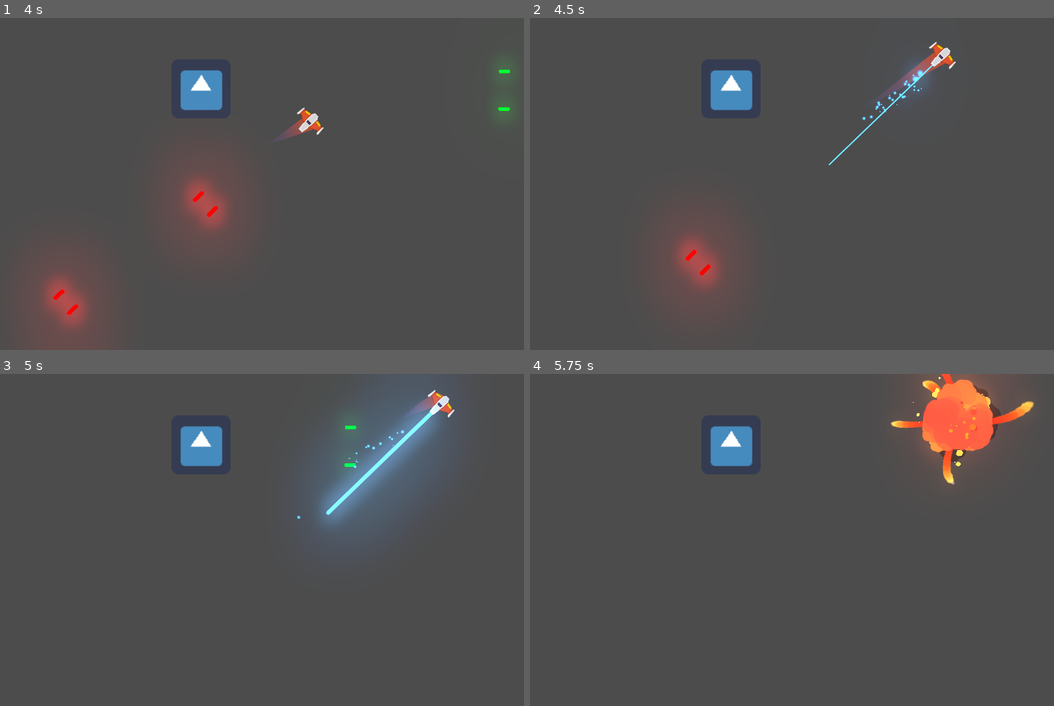
Above: before the commit, frames 1-4 (two rows, left to right).
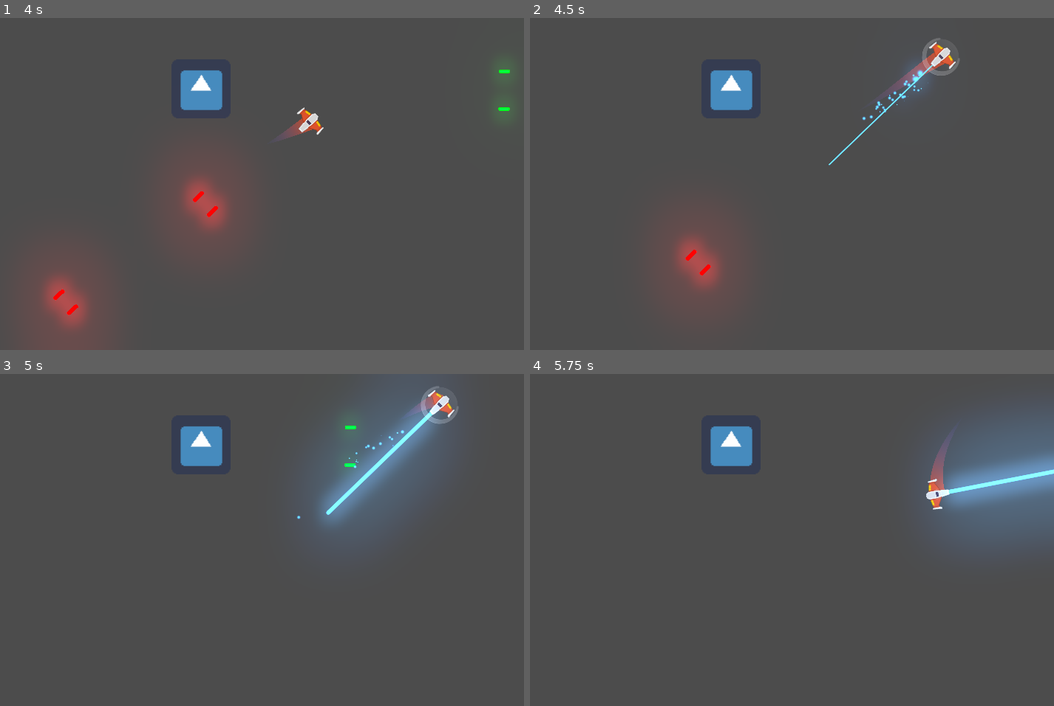
Above: after the commit, the same moments.

Repository: Elunneh/Juego-Meteo
Game: Godot game, scene res://Juego/Niveles/NivelTest.tscn
Two runs of this game, one before a commit and one after it. Both use one fixed random seed, a clock stepped at 60 frames per second and the inputs below. The engine's default icon, where the game draws it, is replaced by a stand-in: a white triangle on a blue panel in a dark square.
Inputs (mouse positions are in pixels of both pictures, inside the frame that each line leads up to):
- Up to frame 1 (4 s): move the mouse to (199, 250) at 0.52 s; press the mouse at (199, 250) at 0.53 s; hold W (mover_adelante) 0.53-2.03 s; move the mouse to (403, 233) at 1.27 s; release the mouse at (403, 233) at 1.28 s; right-click (403, 233) at 1.35 s; move the mouse to (52, 134) at 2.02 s; hold A (rotar_antihorario) 2.03-2.78 s; hold S (mover_atras) from 2.03 s (still down); move the mouse to (256, 184) at 2.77 s; tap D (rotar_horario) at 2.85 s; move the mouse to (141, 101) at 3.52 s; press the mouse at (141, 101) at 3.53 s
- Up to frame 2 (4.5 s): tap Middle mouse button (escudo, bound only after the commit) at 4.15 s; move the mouse to (886, 167) at 4.27 s; release S (mover_atras) at 4.28 s; release the mouse at (886, 167) at 4.28 s; hold W (mover_adelante) from 4.28 s (still down); right-click (886, 167) at 4.35 s
- Up to frame 3 (5 s): keep holding W (mover_adelante)
- Up to frame 4 (5.75 s): keep holding W (mover_adelante); move the mouse to (640, 556) at 5.02 s; hold A (rotar_antihorario) from 5.03 s (still down)

Frame 1 is identical in both runs. In frame 2, 0.2% of the frame differs, in the area x 74-82%, y 6-18%; in frame 3, 0.2%; in frame 4, 11%, in the area x 68-100%, y 0-52%.

Commit message:
actualizado

Diff:
--- a/Juego/Naves/Enemigos/Area2D.gd
+++ b/Juego/Naves/Enemigos/Area2D.gd
@@ -3,5 +3,3 @@
 
 func recibir_danio(danio: float):
 	owner.recibir_danio(danio)
-	queue_free()
-	print ("hago danio")
--- a/Juego/Naves/Enemigos/EnemigoDummy.gd
+++ b/Juego/Naves/Enemigos/EnemigoDummy.gd
@@ -1,12 +1,12 @@
 class_name Dummy
 extends Node2D
 
-var hitpoints: float = 10.0
-var hitpointss : float = 0.0
+var hitpoints: float = 20.0
+
 
 func recibir_danio(danio: float) -> void:
 	hitpoints -= danio
-	if hitpointss <= 0.0:
+	if hitpoints <= 0.0:
 
 		queue_free()
 
--- /dev/null
+++ b/Juego/Naves/Player/Escudo/Escudo.gd
@@ -0,0 +1,23 @@
+class_name Escudo
+extends Area2D
+
+##Metodos
+func _ready()-> void:
+	controlar_colisionador(true)
+
+##metodos customs
+func controlar_colisionador(esta_desactivado : bool)-> void:
+	$CollisionShape2D.set_deferred("disabled", esta_desactivado)
+
+func activar()->void:
+	controlar_colisionador(false)
+	$AnimationPlayer.play("Activando")
+
+##señales interna
+
+
+
+
+func _on_AnimationPlayer_animation_finished(anim_name: String)-> void:
+	if anim_name == "activando":
+		$AnimationPlayer.play("Activado")
--- /dev/null
+++ b/Juego/Naves/Player/Escudo/Escudo.tscn
@@ -0,0 +1,237 @@
+[gd_scene load_steps=10 format=2]
+
+[ext_resource path="res://Juego/Naves/Player/Escudo/shield2.png" type="Texture" id=1]
+[ext_resource path="res://Juego/Naves/Player/Escudo/shield1.0.png" type="Texture" id=2]
+[ext_resource path="res://Juego/Naves/Player/Escudo/shield3.png" type="Texture" id=3]
+[ext_resource path="res://Juego/Naves/Player/Escudo/forceField_003.ogg" type="AudioStream" id=4]
+[ext_resource path="res://Juego/Naves/Player/Escudo/Escudo.gd" type="Script" id=5]
+
+[sub_resource type="CircleShape2D" id=1]
+radius = 76.7046
+
+[sub_resource type="Animation" id=2]
+resource_name = "Activado"
+loop = true
+step = 0.2
+tracks/0/type = "value"
+tracks/0/path = NodePath("Sprite:visible")
+tracks/0/interp = 1
+tracks/0/loop_wrap = true
+tracks/0/imported = false
+tracks/0/enabled = true
+tracks/0/keys = {
+"times": PoolRealArray( 0 ),
+"transitions": PoolRealArray( 1 ),
+"update": 1,
+"values": [ true ]
+}
+tracks/1/type = "value"
+tracks/1/path = NodePath("Sprite:scale")
+tracks/1/interp = 1
+tracks/1/loop_wrap = true
+tracks/1/imported = false
+tracks/1/enabled = true
+tracks/1/keys = {
+"times": PoolRealArray( 0, 0.2, 0.4, 0.6, 0.8, 1 ),
+"transitions": PoolRealArray( 1, 1, 1, 1, 1, 1 ),
+"update": 0,
+"values": [ Vector2( 0, 0 ), Vector2( 1.2, 1.2 ), Vector2( 0.9, 0.9 ), Vector2( 1.2, 1.2 ), Vector2( 0.9, 0.9 ), Vector2( 1, 1 ) ]
+}
+tracks/2/type = "value"
+tracks/2/path = NodePath("AudioStreamPlayer:playing")
+tracks/2/interp = 1
+tracks/2/loop_wrap = true
+tracks/2/imported = false
+tracks/2/enabled = true
+tracks/2/keys = {
+"times": PoolRealArray( 0 ),
+"transitions": PoolRealArray( 1 ),
+"update": 1,
+"values": [ true ]
+}
+
+[sub_resource type="Animation" id=3]
+resource_name = "Activando"
+length = 0.5
+loop = true
+tracks/0/type = "value"
+tracks/0/path = NodePath("Sprite:visible")
+tracks/0/interp = 1
+tracks/0/loop_wrap = true
+tracks/0/imported = false
+tracks/0/enabled = true
+tracks/0/keys = {
+"times": PoolRealArray( 0, 0.5 ),
+"transitions": PoolRealArray( 1, 1 ),
+"update": 1,
+"values": [ false, true ]
+}
+tracks/1/type = "value"
+tracks/1/path = NodePath("Sprite2:visible")
+tracks/1/interp = 1
+tracks/1/loop_wrap = true
+tracks/1/imported = false
+tracks/1/enabled = true
+tracks/1/keys = {
+"times": PoolRealArray( 0, 0.3, 0.5 ),
+"transitions": PoolRealArray( 1, 1, 1 ),
+"update": 1,
+"values": [ true, false, false ]
+}
+tracks/2/type = "value"
+tracks/2/path = NodePath("Sprite3:visible")
+tracks/2/interp = 1
+tracks/2/loop_wrap = true
+tracks/2/imported = false
+tracks/2/enabled = true
+tracks/2/keys = {
+"times": PoolRealArray( 0, 0.3, 0.5 ),
+"transitions": PoolRealArray( 1, 1, 1 ),
+"update": 1,
+"values": [ false, true, false ]
+}
+tracks/3/type = "value"
+tracks/3/path = NodePath("Sprite:scale")
+tracks/3/interp = 1
+tracks/3/loop_wrap = true
+tracks/3/imported = false
+tracks/3/enabled = true
+tracks/3/keys = {
+"times": PoolRealArray( 0, 0.5 ),
+"transitions": PoolRealArray( 1, 1 ),
+"update": 0,
+"values": [ Vector2( 1, 1 ), Vector2( 1, 1 ) ]
+}
+tracks/4/type = "value"
+tracks/4/path = NodePath("Sprite2:scale")
+tracks/4/interp = 1
+tracks/4/loop_wrap = true
+tracks/4/imported = false
+tracks/4/enabled = true
+tracks/4/keys = {
+"times": PoolRealArray( 0, 0.3, 0.5 ),
+"transitions": PoolRealArray( 1, 1, 1 ),
+"update": 0,
+"values": [ Vector2( 0, 0 ), Vector2( 0.8, 0.8 ), Vector2( 1, 1 ) ]
+}
+tracks/5/type = "value"
+tracks/5/path = NodePath("Sprite3:scale")
+tracks/5/interp = 1
+tracks/5/loop_wrap = true
+tracks/5/imported = false
+tracks/5/enabled = true
+tracks/5/keys = {
+"times": PoolRealArray( 0, 0.3, 0.4 ),
+"transitions": PoolRealArray( 1, 1, 1 ),
+"update": 0,
+"values": [ Vector2( 0, 0 ), Vector2( 0.8, 0.8 ), Vector2( 1, 1 ) ]
+}
+
+[sub_resource type="Animation" id=4]
+resource_name = "defaul"
+length = 0.001
+tracks/0/type = "value"
+tracks/0/path = NodePath("Sprite:visible")
+tracks/0/interp = 1
+tracks/0/loop_wrap = true
+tracks/0/imported = false
+tracks/0/enabled = true
+tracks/0/keys = {
+"times": PoolRealArray( 0 ),
+"transitions": PoolRealArray( 1 ),
+"update": 1,
+"values": [ false ]
+}
+tracks/1/type = "value"
+tracks/1/path = NodePath("Sprite2:visible")
+tracks/1/interp = 1
+tracks/1/loop_wrap = true
+tracks/1/imported = false
+tracks/1/enabled = true
+tracks/1/keys = {
+"times": PoolRealArray( 0 ),
+"transitions": PoolRealArray( 1 ),
+"update": 1,
+"values": [ false ]
+}
+tracks/2/type = "value"
+tracks/2/path = NodePath("Sprite3:visible")
+tracks/2/interp = 1
+tracks/2/loop_wrap = true
+tracks/2/imported = false
+tracks/2/enabled = true
+tracks/2/keys = {
+"times": PoolRealArray( 0 ),
+"transitions": PoolRealArray( 1 ),
+"update": 1,
+"values": [ false ]
+}
+tracks/3/type = "value"
+tracks/3/path = NodePath("Sprite:scale")
+tracks/3/interp = 1
+tracks/3/loop_wrap = true
+tracks/3/imported = false
+tracks/3/enabled = true
+tracks/3/keys = {
+"times": PoolRealArray( 0 ),
+"transitions": PoolRealArray( 1 ),
+"update": 0,
+"values": [ Vector2( 1, 1 ) ]
+}
+tracks/4/type = "value"
+tracks/4/path = NodePath("Sprite2:scale")
+tracks/4/interp = 1
+tracks/4/loop_wrap = true
+tracks/4/imported = false
+tracks/4/enabled = true
+tracks/4/keys = {
+"times": PoolRealArray( 0 ),
+"transitions": PoolRealArray( 1 ),
+"update": 0,
+"values": [ Vector2( 1, 1 ) ]
+}
+tracks/5/type = "value"
+tracks/5/path = NodePath("Sprite3:scale")
+tracks/5/interp = 1
+tracks/5/loop_wrap = true
+tracks/5/imported = false
+tracks/5/enabled = true
+tracks/5/keys = {
+"times": PoolRealArray( 0 ),
+"transitions": PoolRealArray( 1 ),
+"update": 0,
+"values": [ Vector2( 1, 1 ) ]
+}
+
+[node name="Escudo" type="Area2D"]
+script = ExtResource( 5 )
+
+[node name="CollisionShape2D" type="CollisionShape2D" parent="."]
+shape = SubResource( 1 )
+
+[node name="Sprite" type="Sprite" parent="."]
+rotation = 1.5708
+scale = Vector2( 1e-05, 1e-05 )
+texture = ExtResource( 2 )
+
+[node name="Sprite2" type="Sprite" parent="."]
+rotation = 1.5708
+scale = Vector2( 1e-05, 1e-05 )
+texture = ExtResource( 1 )
+
+[node name="Sprite3" type="Sprite" parent="."]
+visible = false
+rotation = 1.5708
+scale = Vector2( 1e-05, 1e-05 )
+texture = ExtResource( 3 )
+
+[node name="AnimationPlayer" type="AnimationPlayer" parent="."]
+anims/Activado = SubResource( 2 )
+anims/Activando = SubResource( 3 )
+anims/defaul = SubResource( 4 )
+
+[node name="AudioStreamPlayer" type="AudioStreamPlayer" parent="."]
+stream = ExtResource( 4 )
+volume_db = -8.231
+bus = "SFX"
+[connection signal="animation_finished" from="AnimationPlayer" to="." method="_on_AnimationPlayer_animation_finished"]
--- a/Juego/Naves/Player/Player.gd
+++ b/Juego/Naves/Player/Player.gd
@@ -22,7 +22,7 @@
 onready var motor_sfx: Motor = $MotorSFX
 onready var colisionador:CollisionShape2D = $CollisionShape2D
 onready var impacto_sfx: AudioStreamPlayer = $ImpactoSFX
-
+onready var escudo: Escudo = $Escudo
 
 func _ready()-> void:
 	controlador_estados(estado_actual)
@@ -40,7 +40,10 @@
 	if not esta_input_activo():
 		return
 
+##control escudo
 
+	if event.is_action_pressed("escudo"):
+		escudo.activar()
 
 
 
@@ -127,10 +130,12 @@
 func recibir_danio(danio:float)-> void:
 	hitpoints -= danio
 	if hitpoints <= 0.0:
+		Eventos.emit_signal("nave_destruida", global_position, 3)
+
+		controlador_estados(ESTADO.MUERTO)
 		impacto_sfx.play()
-		controlador_estados(ESTADO.MUERTO)
-	Eventos.emit_signal("nave_destruida", global_position, 3)
-	queue_free()
+		queue_free()
+
 
 
 
--- a/Juego/Naves/Player/Player.tscn
+++ b/Juego/Naves/Player/Player.tscn
@@ -8,6 +8,8 @@
 [ext_resource path="res://Juego/Naves/Player/Estela/Trail2D.tscn" type="PackedScene" id=6]
 [ext_resource path="res://Juego/Naves/Player/Sonidos/MotorSFX.tscn" type="PackedScene" id=7]
 [ext_resource path="res://Juego/Naves/Player/Sonidos/impacto.ogg" type="AudioStream" id=8]
+[ext_resource path="res://Juego/Naves/Player/Escudo/Escudo.tscn" type="PackedScene" id=9]
+[ext_resource path="res://Juego/Proyectiles/ProyectilPlayer.tscn" type="PackedScene" id=10]
 
 [sub_resource type="CircleShape2D" id=1]
 radius = 37.0115
@@ -64,6 +66,7 @@
 
 [node name="Canion" parent="." instance=ExtResource( 4 )]
 position = Vector2( 1.124, 0 )
+proyectil = ExtResource( 10 )
 danio_proyectil = 8
 
 [node name="PuntoIzquierdo" parent="Canion" index="0"]
@@ -97,6 +100,8 @@
 stream = ExtResource( 8 )
 volume_db = -12.077
 bus = "SFX"
+
+[node name="Escudo" parent="." instance=ExtResource( 9 )]
 [connection signal="animation_finished" from="AnimationPlayer" to="." method="_on_AnimationPlayer_animation_finished"]
 
 [editable path="Canion"]
--- a/Juego/Proyectiles/Proyectil.gd
+++ b/Juego/Proyectiles/Proyectil.gd
@@ -14,7 +14,7 @@
 	position = pos
 	rotation = dir
 	velocidad = Vector2(vel, 0).rotated(dir)
-
+	danio = danio_p
 ## metodos
 func _physics_process(delta : float) -> void:
 	position += velocidad * delta
@@ -23,8 +23,9 @@
 func daniar(otro_cuerpo: CollisionObject2D)-> void:
 	if otro_cuerpo.has_method("recibir_danio"):
 		otro_cuerpo.recibir_danio(danio)
-	print ("daniando")
+
 	queue_free()
+
 
 
 ## Señales internas
--- a/Juego/Proyectiles/ProyectilPlayer.tscn
+++ b/Juego/Proyectiles/ProyectilPlayer.tscn
@@ -7,7 +7,6 @@
 height = 29.6991
 
 [node name="ProyectilPlayer" instance=ExtResource( 1 )]
-collision_mask = 6
 
 [node name="CollisionShape2D" parent="." index="1"]
 shape = SubResource( 1 )
--- a/project.godot
+++ b/project.godot
@@ -23,6 +23,11 @@
 "class": "Dummy",
 "language": "GDScript",
 "path": "res://Juego/Naves/Enemigos/EnemigoDummy.gd"
+}, {
+"base": "Area2D",
+"class": "Escudo",
+"language": "GDScript",
+"path": "res://Juego/Naves/Player/Escudo/Escudo.gd"
 }, {
 "base": "Line2D",
 "class": "Estela",
@@ -58,6 +63,7 @@
 "AreaColision": "",
 "Canion": "",
 "Dummy": "",
+"Escudo": "",
 "Estela": "",
 "Motor": "",
 "Nivel": "",
@@ -119,6 +125,11 @@
 "events": [ Object(InputEventMouseButton,"resource_local_to_scene":false,"resource_name":"","device":0,"alt":false,"shi …(212 unchanged characters)…
  ]
 }
+escudo={
+"deadzone": 0.5,
+"events": [ Object(InputEventMouseButton,"resource_local_to_scene":false,"resource_name":"","device":0,"alt":false,"shift":false,"control":false,"meta":false,"command":false,"button_mask":0,"position":Vector2( 0, 0 ),"global_position":Vector2( 0, 0 ),"factor":1.0,"button_index":3,"pressed":false,"doubleclick":false,"script":null)
+ ]
+}
 
 [layer_names]
 
Not shown, added: Juego/Naves/Player/Escudo/forceField_003.ogg.import
Binary file added: Juego/Naves/Player/Escudo/shield1.0.png
Not shown, added: Juego/Naves/Player/Escudo/shield1.0.png.import
Binary file added: Juego/Naves/Player/Escudo/shield2.png
Not shown, added: Juego/Naves/Player/Escudo/shield2.png.import
Binary file added: Juego/Naves/Player/Escudo/shield3.png
Not shown, added: Juego/Naves/Player/Escudo/shield3.png.import
Not shown: 1 places in Juego/Naves/Player/Player.tscn that only renumber resources
Not shown, added: Juego/Naves/Player/Escudo/forceField_003.ogg
